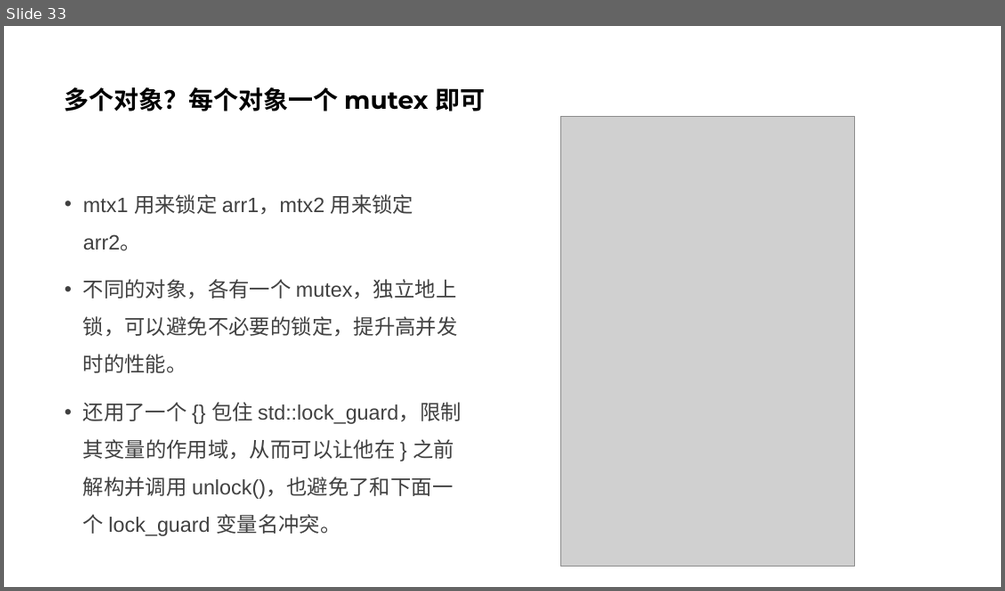
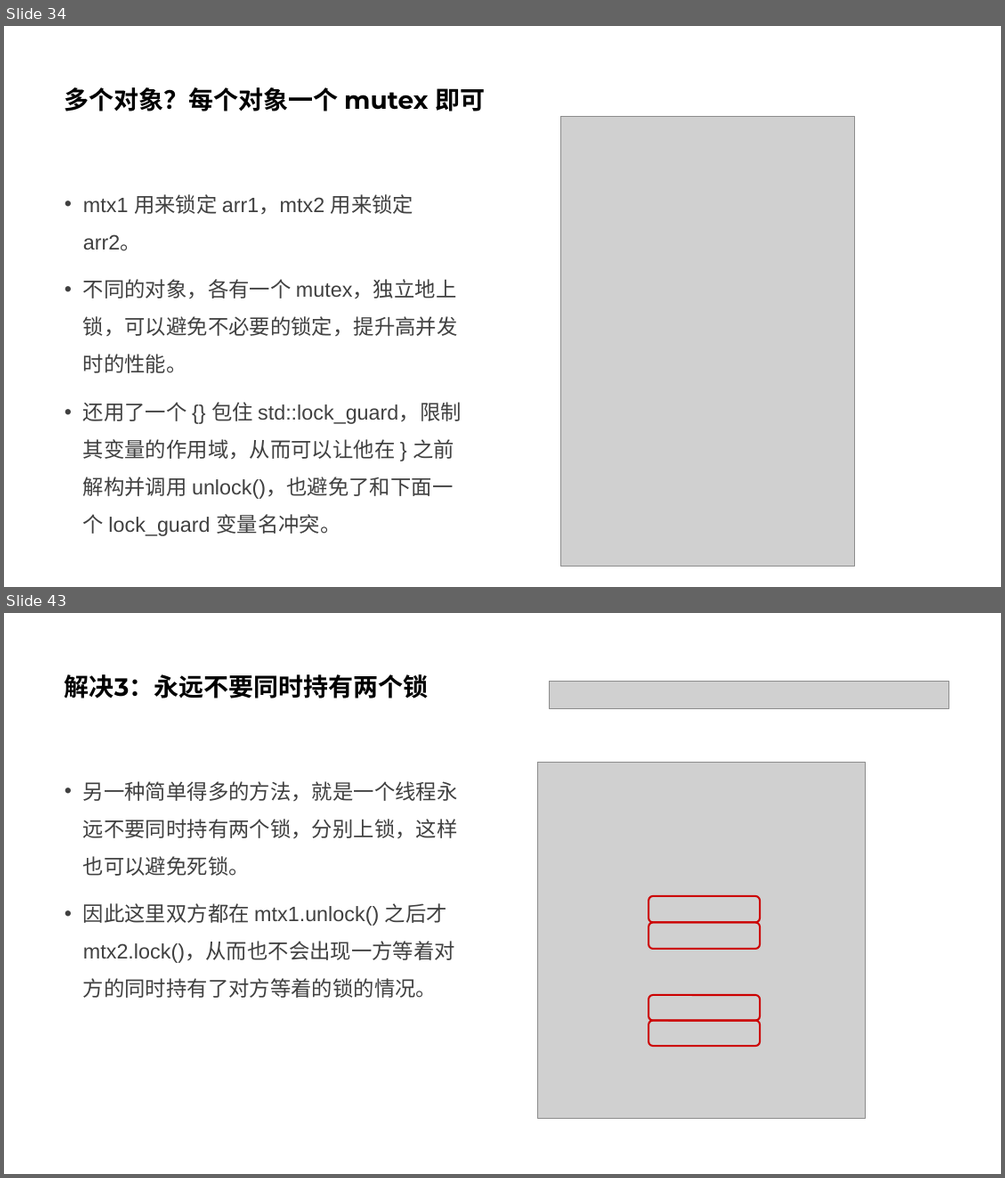
Before and after one commit to parallel101/course, a slide deck: 05/slides.pptx. Shown one above the other, each under a label of ours: slide 33 before the commit, slides 34 and 43 after it; the slides between them are not shown. The pictures are 1005x591 and 1005x1178 pixels, drawn with LibreOffice and Linux fonts; fonts in the diff are those of the drawing; grey boxes stand for pictures. Boxes give left, top, right and bottom in pixels: in the first picture for what was removed or moved away, otherwise in the second. Text is boxed around its words. In the diff, an @@ line names an element or a change of style, - is before the commit and + after.

```diff
--- a/05/slides.pptx
+++ b/05/slides.pptx
@@ slide 43 added at (x1=4, y1=613, x2=1001, y2=1174), background #FFFFFF @@
@@ title added at (x1=65, y1=674, x2=429, y2=698), 24 pt, text #000000, bold @@
+解决3：永远不要同时持有两个锁
@@ picture added at (x1=550, y1=681, x2=948, y2=709) @@
@@ picture added at (x1=538, y1=763, x2=866, y2=1119) @@
@@ text added at (x1=83, y1=781, x2=458, y2=997), 20 pt, text #404040 @@
+• 另一种简单得多的方法，就是一个线程永远不要同时持有两个锁，分别上锁，这样也可以避免死锁。
+• 因此这里双方都在 mtx1.unlock() 之后才 mtx2.lock()，从而也不会出现一方等着对方的同时持有了对方等着的锁的情况。
@@ rounded rectangle added at (x1=648, y1=896, x2=760, y2=922), outline #CC0000 1.75 pt @@
@@ rounded rectangle added at (x1=648, y1=923, x2=760, y2=949), outline #CC0000 1.75 pt @@
@@ rounded rectangle added at (x1=648, y1=995, x2=760, y2=1021), outline #CC0000 1.75 pt @@
@@ rounded rectangle added at (x1=648, y1=1021, x2=760, y2=1046), outline #CC0000 1.75 pt @@
@@ what was slide 33 is now slide 34 @@
```
Also in this commit, not shown: 4 slides changed, 12 other slides added, 21 other files.
